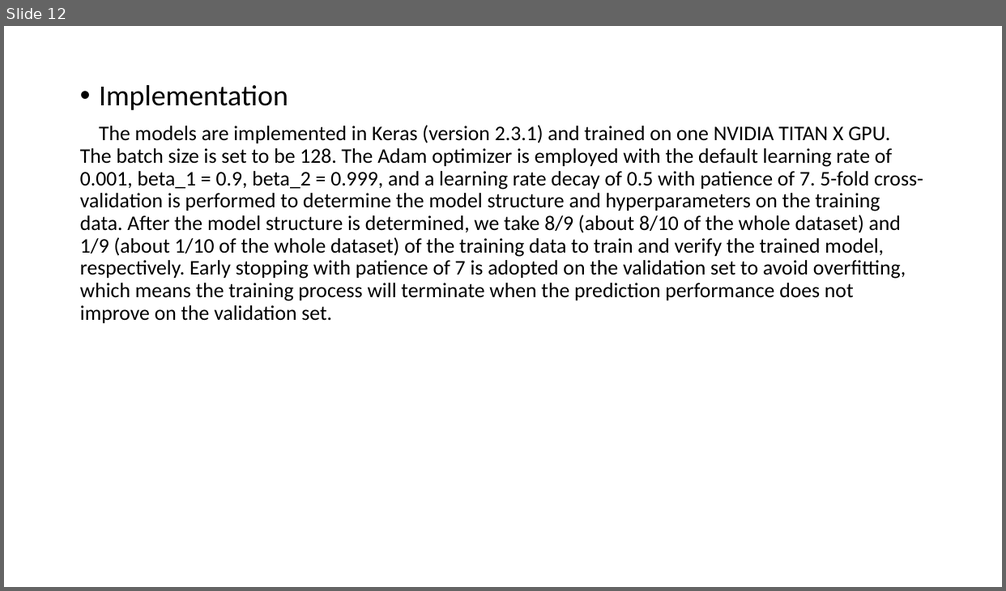
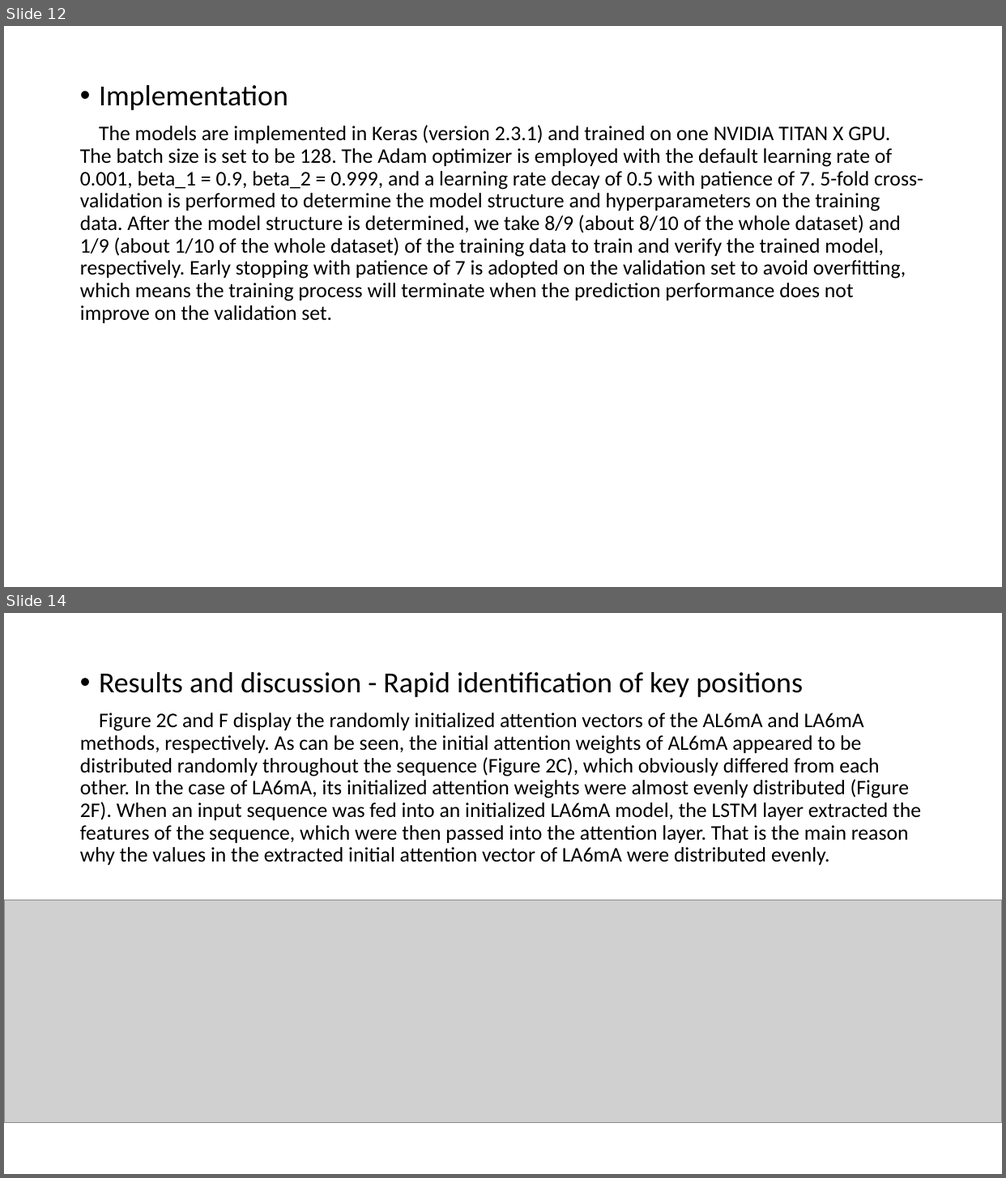
Before and after one commit to YanChengHuang/paper_implement, a slide deck: LA6mA/Presentation/LA6mA.pptx. Shown one above the other, each under a label of ours: slide 12 before the commit, slides 12 and 14 after it; the slides between them are not shown. The pictures are 1006x591 and 1006x1178 pixels, drawn with LibreOffice and Linux fonts; fonts in the diff are those of the drawing; grey boxes stand for pictures. Boxes give left, top, right and bottom in pixels: in the first picture for what was removed or moved away, otherwise in the second. Text is boxed around its words. In the diff, an @@ line names an element or a change of style, - is before the commit and + after.

```diff
--- a/LA6mA/Presentation/LA6mA.pptx
+++ b/LA6mA/Presentation/LA6mA.pptx
@@ slide 14 added at bbox=[4, 613, 1002, 1174], background #FFFFFF @@
@@ text added at bbox=[80, 672, 921, 865], 20 pt, text #000000 @@
+• Results and discussion - Rapid identification of key positions
+Figure 2C and F display the randomly initialized attention vectors of the AL6mA and LA6mA methods, respectively. As can be seen, the initial attention weights of AL6mA appeared to be distributed randomly throughout the sequence (Figure 2C), which obviously differed from each other. In the case of LA6mA, its initialized attention weights were almost evenly distributed (Figure 2F). When an input sequence was fed into an initialized LA6mA model, the LSTM layer extracted the features of the sequence, which were then passed into the attention layer. That is the main reason why the values in the extracted initial attention vector of LA6mA were distributed evenly.
@@ picture added at bbox=[4, 900, 1002, 1122] @@
```
Also in this commit, not shown: 4 other slides added.
